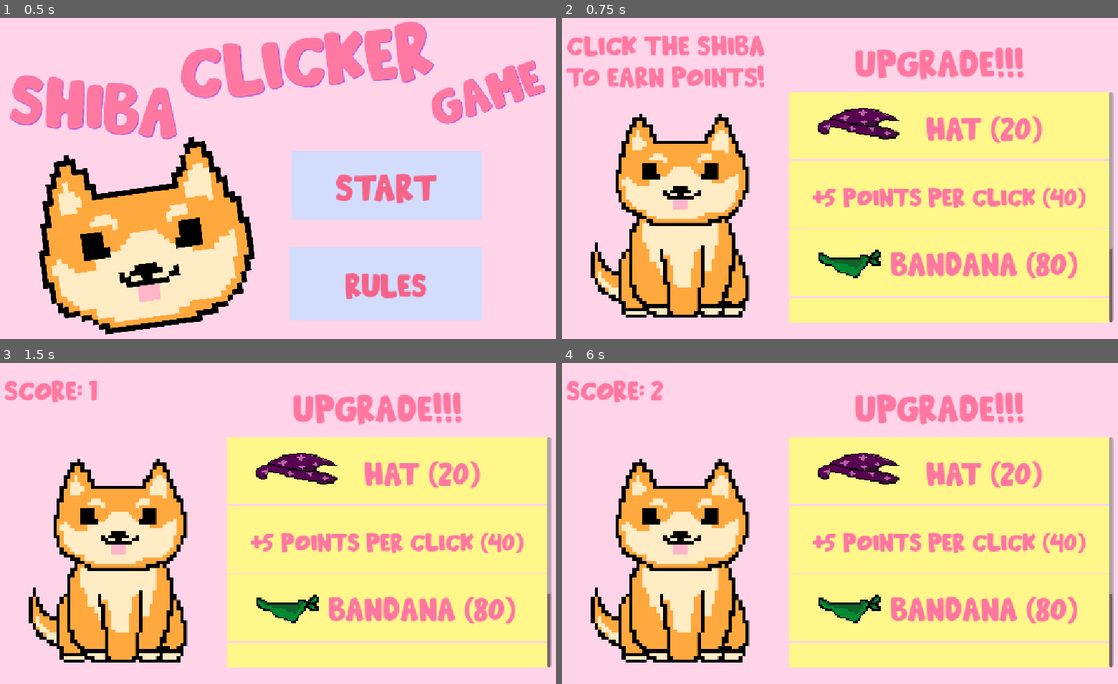
Above: before the commit, frames 1-4 (two rows, left to right).
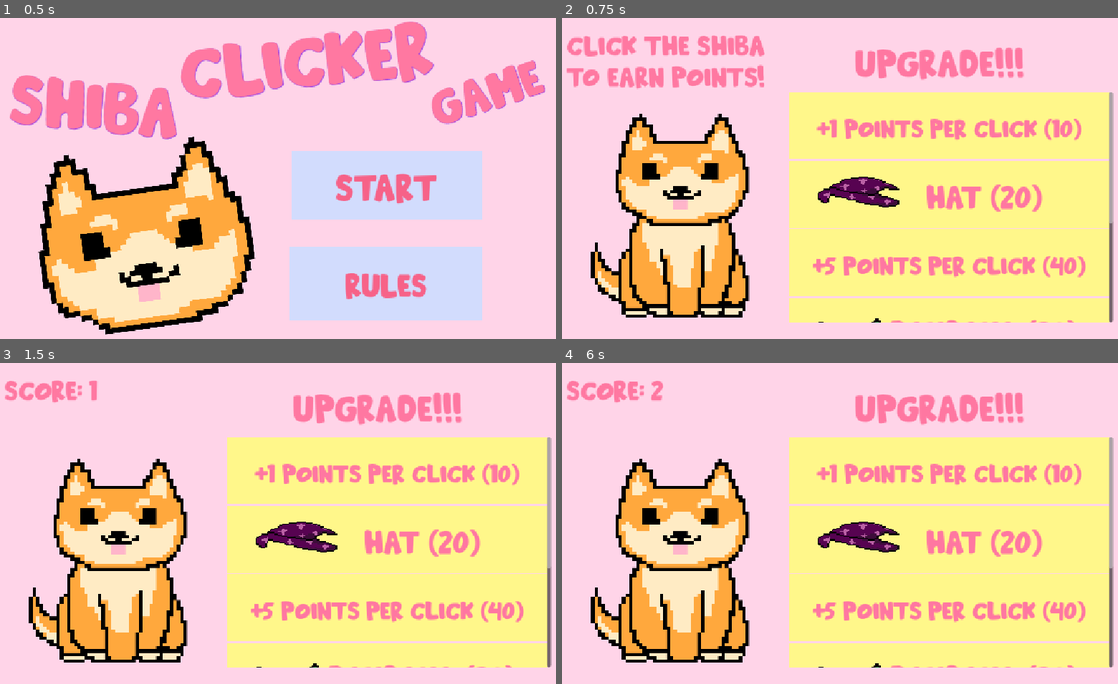
Above: after the commit, the same moments.

Repository: tangsutopia/shiba-clicker-game
Game: Godot game, scene res://start.tscn
Same seed, same stepped clock (60 frames per second), same inputs: the game is played once before the commit and once after it.
Inputs (mouse positions are in pixels of both pictures, inside the frame that each line leads up to; where the layout moved, square brackets give the same spot in the first picture):
- Up to frame 1 (0.5 s): no input
- Up to frame 2 (0.75 s): click "Start" at 0.5 s
- Up to frame 3 (1.5 s): click (122, 555) at 1.25 s
- Up to frame 4 (6 s): click (951, 539) [951, 472] at 2 s; click (951, 472) at 2.77 s; click (951, 606) [951, 539] at 3.5 s; click (951, 677) [951, 606] at 4.25 s; click (951, 677) at 5.02 s; click (684, 555) at 5.75 s

Frame 1 is identical in both runs. In frame 2, 7.1% of the frame differs, in the area x 45-99%, y 28-95%; in frame 3, 7.1%; in frame 4, 7.1%.

Commit message:
updated upgrade cost so they increase every time

Diff:
--- a/main.gd
+++ b/main.gd
@@ -12,13 +12,24 @@
 @onready var click_effect = $ClickSoundEffect
 @onready var cash_effect = $CashSoundEffect
 
-#labels
+# labels
 @onready var score_label = $ScoreLabel
+@onready var add_1_price_label = $ScrollContainer/VBoxContainer/AddOne/AddOneLabel
+@onready var add_5_price_label = $ScrollContainer/VBoxContainer/AddFive/AddFiveLabel
+@onready var add_10_price_label = $ScrollContainer/VBoxContainer/AddTen/AddTenLabel
+@onready var add_20_price_label = $ScrollContainer/VBoxContainer/AddTwenty/AddTwentyLabel
+
+# price tracking
+var add_1_price = 10
+var add_5_price = 40
+var add_10_price = 200
+var add_20_price = 500
 
 # buttons
-@onready var add_5_button = $AddFiveButton
-@onready var add_10_button = $AddTenButton
-@onready var add_20_button = $AddTwentyButton
+@onready var add_1_button = $ScrollContainer/VBoxContainer/AddOne/AddOneButton
+@onready var add_5_button = $ScrollContainer/VBoxContainer/AddFive/AddFiveButton
+@onready var add_10_button = $ScrollContainer/VBoxContainer/AddTen/AddTenButton
+@onready var add_20_button = $ScrollContainer/VBoxContainer/AddTwenty/AddTwentyButton
 
 # sprites
 @onready var hat_sprite = $HatSprite
@@ -40,16 +51,26 @@
 		acc.visible = false
 	accessory.visible = true
 
-# main shiba button
+	# main shiba button
 func _on_shiba_button_pressed():
 	score += points_per_click
 	click_effect.play()
 	update_score_label()
 	if_win()
 
-# update scores
+	# update scores
 func update_score_label():
 	score_label.text = "Score: " + str(score)
+
+# add one button
+func _on_add_one_button_pressed():
+	if score >= add_1_price:
+		score -= add_1_price
+		cash_effect.play()
+		points_per_click += 1
+		add_1_price += 5
+		add_1_price_label.text = "+1 points per click (" + str(add_1_price) + ")"
+		update_score_label()
 
 # hat button
 func _on_hat_button_pressed():
@@ -62,14 +83,16 @@
 
 # add five button
 func _on_add_five_button_pressed():
-	if score >= 40:
-		score -= 40
+	if score >= add_5_price:
+		score -= add_5_price
 		cash_effect.play()
 		if num_points_per_click == 1:
 			points_per_click += 4
 			num_points_per_click += 1
 		else:
 			points_per_click += 5
+		add_5_price += 20
+		add_5_price_label.text = "+5 points per click (" + str(add_5_price) + ")"
 		update_score_label()
 
 # bandana button
@@ -80,27 +103,30 @@
 		show_accessory(bandana_sprite)
 		update_score_label()
 
-
 func _on_add_ten_button_pressed():
-	if score >= 150:
-		score -= 150
+	if score >= add_10_price:
+		score -= add_10_price
 		cash_effect.play()
 		if num_points_per_click == 1:
 			points_per_click += 9
 			num_points_per_click += 1
 		else:
 			points_per_click += 10
+		add_10_price += 100
+		add_10_price_label.text = "+10 points per click (" + str(add_10_price) + ")"
 		update_score_label()
 
 func _on_add_twenty_button_pressed():
-	if score >= 500:
-		score -= 500
+	if score >= add_20_price:
+		score -= add_20_price
 		cash_effect.play()
 		if num_points_per_click == 1:
 			points_per_click += 19
 			num_points_per_click += 1
 		else:
 			points_per_click += 20
+		add_20_price += 250
+		add_20_price_label.text = "+20 points per click (" + str(add_20_price) + ")"
 		update_score_label()
 
 func if_win():
--- a/main.tscn
+++ b/main.tscn
@@ -57,18 +57,43 @@
 size_flags_horizontal = 3
 size_flags_vertical = 3
 
-[node name="TextureRect" type="TextureRect" parent="ScrollContainer/VBoxContainer"]
-layout_mode = 2
-mouse_filter = 2
-texture = ExtResource("4_1bvp3")
-expand_mode = 5
-
-[node name="HatImage" type="Sprite2D" parent="ScrollContainer/VBoxContainer/TextureRect"]
+[node name="AddOne" type="TextureRect" parent="ScrollContainer/VBoxContainer"]
+layout_mode = 2
+mouse_filter = 2
+texture = ExtResource("4_1bvp3")
+expand_mode = 5
+
+[node name="AddOneLabel" type="Label" parent="ScrollContainer/VBoxContainer/AddOne"]
+layout_mode = 0
+offset_left = 31.0
+offset_top = 35.0
+offset_right = 616.0
+offset_bottom = 105.0
+theme_override_colors/font_color = Color(1, 0.468691, 0.630523, 1)
+theme_override_fonts/font = ExtResource("1_1bvp3")
+theme_override_font_sizes/font_size = 55
+text = "+1 points per click (10)"
+horizontal_alignment = 1
+vertical_alignment = 1
+
+[node name="AddOneButton" type="TextureButton" parent="ScrollContainer/VBoxContainer/AddOne"]
+z_index = 500
+layout_mode = 0
+offset_right = 646.0
+offset_bottom = 136.0
+
+[node name="Hat" type="TextureRect" parent="ScrollContainer/VBoxContainer"]
+layout_mode = 2
+mouse_filter = 2
+texture = ExtResource("4_1bvp3")
+expand_mode = 5
+
+[node name="HatImage" type="Sprite2D" parent="ScrollContainer/VBoxContainer/Hat"]
 position = Vector2(151, 144)
 scale = Vector2(0.16, 0.12275)
 texture = ExtResource("5_272bh")
 
-[node name="HatLabel" type="Label" parent="ScrollContainer/VBoxContainer/TextureRect"]
+[node name="HatLabel" type="Label" parent="ScrollContainer/VBoxContainer/Hat"]
 layout_mode = 0
 offset_left = 277.0
 offset_top = 33.0
@@ -79,19 +104,19 @@
 theme_override_font_sizes/font_size = 70
 text = "hat (20) "
 
-[node name="HatButton" type="TextureButton" parent="ScrollContainer/VBoxContainer/TextureRect"]
+[node name="HatButton" type="TextureButton" parent="ScrollContainer/VBoxContainer/Hat"]
 z_index = 500
 layout_mode = 0
 offset_right = 646.0
 offset_bottom = 136.0
 
-[node name="TextureRect2" type="TextureRect" parent="ScrollContainer/VBoxContainer"]
-layout_mode = 2
-mouse_filter = 2
-texture = ExtResource("4_1bvp3")
-expand_mode = 5
-
-[node name="AddFiveLabel" type="Label" parent="ScrollContainer/VBoxContainer/TextureRect2"]
+[node name="AddFive" type="TextureRect" parent="ScrollContainer/VBoxContainer"]
+layout_mode = 2
+mouse_filter = 2
+texture = ExtResource("4_1bvp3")
+expand_mode = 5
+
+[node name="AddFiveLabel" type="Label" parent="ScrollContainer/VBoxContainer/AddFive"]
 layout_mode = 0
 offset_left = 31.0
 offset_top = 35.0
@@ -104,24 +129,24 @@
 horizontal_alignment = 1
 vertical_alignment = 1
 
-[node name="AddFiveButton" type="TextureButton" parent="ScrollContainer/VBoxContainer/TextureRect2"]
+[node name="AddFiveButton" type="TextureButton" parent="ScrollContainer/VBoxContainer/AddFive"]
 z_index = 500
 layout_mode = 0
 offset_right = 646.0
 offset_bottom = 136.0
 
-[node name="TextureRect3" type="TextureRect" parent="ScrollContainer/VBoxContainer"]
-layout_mode = 2
-mouse_filter = 2
-texture = ExtResource("4_1bvp3")
-expand_mode = 5
-
-[node name="BandanaImage" type="Sprite2D" parent="ScrollContainer/VBoxContainer/TextureRect3"]
+[node name="Bandana" type="TextureRect" parent="ScrollContainer/VBoxContainer"]
+layout_mode = 2
+mouse_filter = 2
+texture = ExtResource("4_1bvp3")
+expand_mode = 5
+
+[node name="BandanaImage" type="Sprite2D" parent="ScrollContainer/VBoxContainer/Bandana"]
 position = Vector2(129, 70)
 scale = Vector2(0.172875, 0.157875)
 texture = ExtResource("6_7mycd")
 
-[node name="BandanaLabel" type="Label" parent="ScrollContainer/VBoxContainer/TextureRect3"]
+[node name="BandanaLabel" type="Label" parent="ScrollContainer/VBoxContainer/Bandana"]
 layout_mode = 0
 offset_left = 205.0
 offset_top = 30.0
@@ -132,18 +157,18 @@
 theme_override_font_sizes/font_size = 70
 text = "Bandana (80)"
 
-[node name="BandanaButton" type="TextureButton" parent="ScrollContainer/VBoxContainer/TextureRect3"]
-layout_mode = 0
-offset_right = 646.0
-offset_bottom = 136.0
-
-[node name="TextureRect4" type="TextureRect" parent="ScrollContainer/VBoxContainer"]
-layout_mode = 2
-mouse_filter = 2
-texture = ExtResource("4_1bvp3")
-expand_mode = 5
-
-[node name="AddTenLabel" type="Label" parent="ScrollContainer/VBoxContainer/TextureRect4"]
+[node name="BandanaButton" type="TextureButton" parent="ScrollContainer/VBoxContainer/Bandana"]
+layout_mode = 0
+offset_right = 646.0
+offset_bottom = 136.0
+
+[node name="AddTen" type="TextureRect" parent="ScrollContainer/VBoxContainer"]
+layout_mode = 2
+mouse_filter = 2
+texture = ExtResource("4_1bvp3")
+expand_mode = 5
+
+[node name="AddTenLabel" type="Label" parent="ScrollContainer/VBoxContainer/AddTen"]
 layout_mode = 0
 offset_left = 9.0
 offset_top = 34.0
@@ -152,22 +177,22 @@
 theme_override_colors/font_color = Color(1, 0.468691, 0.630523, 1)
 theme_override_fonts/font = ExtResource("1_1bvp3")
 theme_override_font_sizes/font_size = 55
-text = "+10 points per click (150)"
-horizontal_alignment = 1
-vertical_alignment = 1
-
-[node name="AddTenButton" type="TextureButton" parent="ScrollContainer/VBoxContainer/TextureRect4"]
-layout_mode = 0
-offset_right = 646.0
-offset_bottom = 136.0
-
-[node name="TextureRect5" type="TextureRect" parent="ScrollContainer/VBoxContainer"]
-layout_mode = 2
-mouse_filter = 2
-texture = ExtResource("4_1bvp3")
-expand_mode = 5
-
-[node name="AddTwentyLabel" type="Label" parent="ScrollContainer/VBoxContainer/TextureRect5"]
+text = "+10 points per click (200)"
+horizontal_alignment = 1
+vertical_alignment = 1
+
+[node name="AddTenButton" type="TextureButton" parent="ScrollContainer/VBoxContainer/AddTen"]
+layout_mode = 0
+offset_right = 646.0
+offset_bottom = 136.0
+
+[node name="AddTwenty" type="TextureRect" parent="ScrollContainer/VBoxContainer"]
+layout_mode = 2
+mouse_filter = 2
+texture = ExtResource("4_1bvp3")
+expand_mode = 5
+
+[node name="AddTwentyLabel" type="Label" parent="ScrollContainer/VBoxContainer/AddTwenty"]
 layout_mode = 0
 offset_left = 8.0
 offset_top = 36.0
@@ -180,7 +205,7 @@
 horizontal_alignment = 1
 vertical_alignment = 1
 
-[node name="AddTwentyButton" type="TextureButton" parent="ScrollContainer/VBoxContainer/TextureRect5"]
+[node name="AddTwentyButton" type="TextureButton" parent="ScrollContainer/VBoxContainer/AddTwenty"]
 layout_mode = 0
 offset_right = 646.0
 offset_bottom = 136.0
@@ -209,6 +234,7 @@
 [node name="WinWindow" type="Window" parent="."]
 initial_position = 1
 size = Vector2i(850, 400)
+visible = false
 
 [node name="Panel" type="Panel" parent="WinWindow"]
 anchors_preset = 15
@@ -299,10 +325,11 @@
 volume_db = 12.0
 
 [connection signal="pressed" from="ShibaButton" to="." method="_on_shiba_button_pressed"]
-[connection signal="pressed" from="ScrollContainer/VBoxContainer/TextureRect/HatButton" to="." method="_on_hat_button_pressed"]
-[connection signal="pressed" from="ScrollContainer/VBoxContainer/TextureRect2/AddFiveButton" to="." method="_on_add_five_button_pressed"]
-[connection signal="pressed" from="ScrollContainer/VBoxContainer/TextureRect3/BandanaButton" to="." method="_on_bandana_button_pressed"]
-[connection signal="pressed" from="ScrollContainer/VBoxContainer/TextureRect4/AddTenButton" to="." method="_on_add_ten_button_pressed"]
-[connection signal="pressed" from="ScrollContainer/VBoxContainer/TextureRect5/AddTwentyButton" to="." method="_on_add_twenty_button_pressed"]
+[connection signal="pressed" from="ScrollContainer/VBoxContainer/AddOne/AddOneButton" to="." method="_on_add_one_button_pressed"]
+[connection signal="pressed" from="ScrollContainer/VBoxContainer/Hat/HatButton" to="." method="_on_hat_button_pressed"]
+[connection signal="pressed" from="ScrollContainer/VBoxContainer/AddFive/AddFiveButton" to="." method="_on_add_five_button_pressed"]
+[connection signal="pressed" from="ScrollContainer/VBoxContainer/Bandana/BandanaButton" to="." method="_on_bandana_button_pressed"]
+[connection signal="pressed" from="ScrollContainer/VBoxContainer/AddTen/AddTenButton" to="." method="_on_add_ten_button_pressed"]
+[connection signal="pressed" from="ScrollContainer/VBoxContainer/AddTwenty/AddTwentyButton" to="." method="_on_add_twenty_button_pressed"]
 [connection signal="pressed" from="WinWindow/QuitButton" to="." method="_on_quit_button_pressed"]
 [connection signal="pressed" from="WinWindow/ReplayButton" to="." method="_on_replay_button_pressed"]
